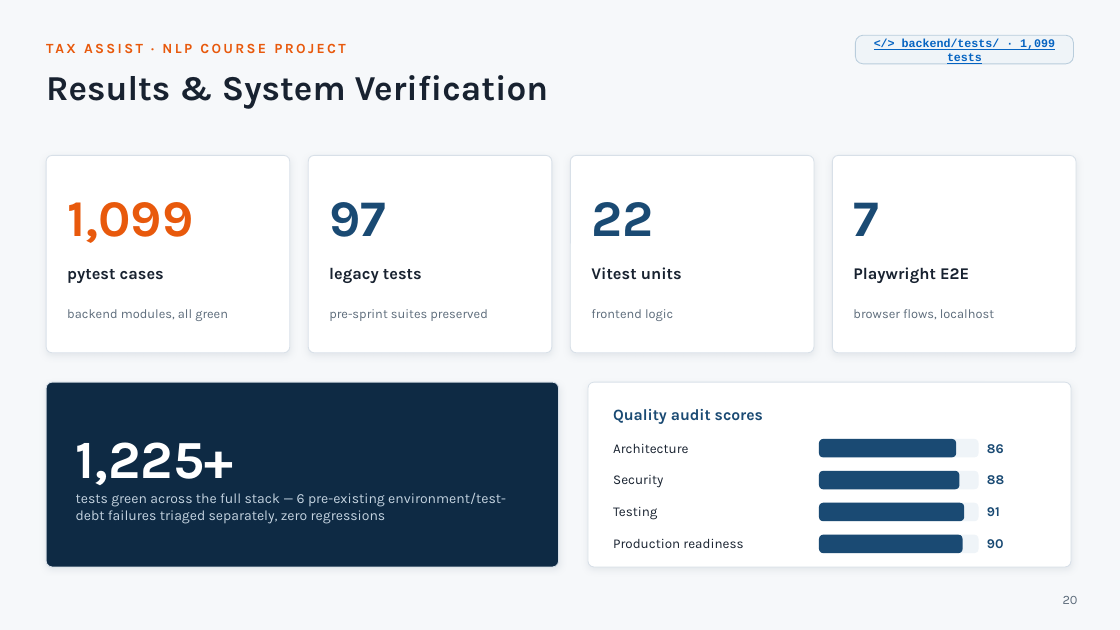
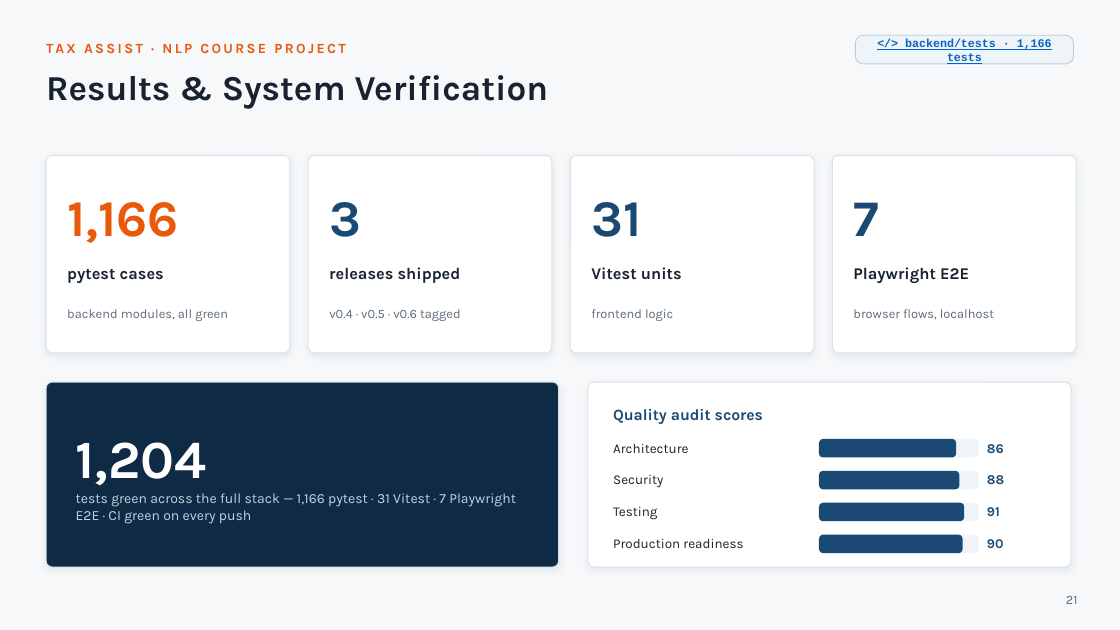
Before and after one commit to Jayant1711/Tax_Assist-system, a slide deck: slide 21 of TaxAssist_NLP_Final_Presentation.pptx (slide 20 before the commit). Drawn at 1120x630 pixels with LibreOffice and Linux fonts; fonts in the diff are those of the drawing. Boxes give left, top, right and bottom in pixels: in the first picture for what was removed or moved away, otherwise in the second. Text is boxed around its words. In the diff, an @@ line names an element or a change of style, - is before the commit and + after.

Commit message:
docs: IEEE-format research report (docs/paper, humanized, reader-agnostic) + deck refresh
- paper: 5pp IEEEtran, no sprint mentions, first-person voice, tax-domain
  primer, ANFIS repositioned as future explainable CA layer (Section VIII),
  author block with CSE472 + GitHub link
- deck: 22 slides, metrics updated (1,204 tests, 17 endpoints), new Sprint
  5-6 feedback-loop slide, roadmap refreshed

```diff
--- a/TaxAssist_NLP_Final_Presentation.pptx
+++ b/TaxAssist_NLP_Final_Presentation.pptx
@@ text at box(905, 38, 1052, 64): text changed @@
-</> backend/tests/ · 1,099 tests
+</> backend/tests · 1,166 tests
@@ text at box(67, 202, 179, 243): text changed @@
-1,099
+1,166
@@ text at box(329, 202, 361, 237): text changed @@
-97
+3
@@ text at box(591, 202, 641, 237): text changed @@
-22
+31
@@ text at box(329, 267, 461, 283): text changed @@
-legacy tests
+releases shipped
@@ text at box(329, 309, 461, 321): text changed @@
-pre-sprint suites preserved
+v0.4 · v0.5 · v0.6 tagged
@@ text at box(76, 442, 516, 524): text changed @@
-1,225+
-tests green across the full stack — 6 pre-existing environment/test-debt failures triaged separately, zero regressions
+1,204
+tests green across the full stack — 1,166 pytest · 31 Vitest · 7 Playwright E2E · CI green on every push
@@ text at box(1066, 596, 1078, 604): text changed @@
-20
+21
```
Also in this commit, not shown: 4 other slides changed, 1 slide added, 4 other files.
